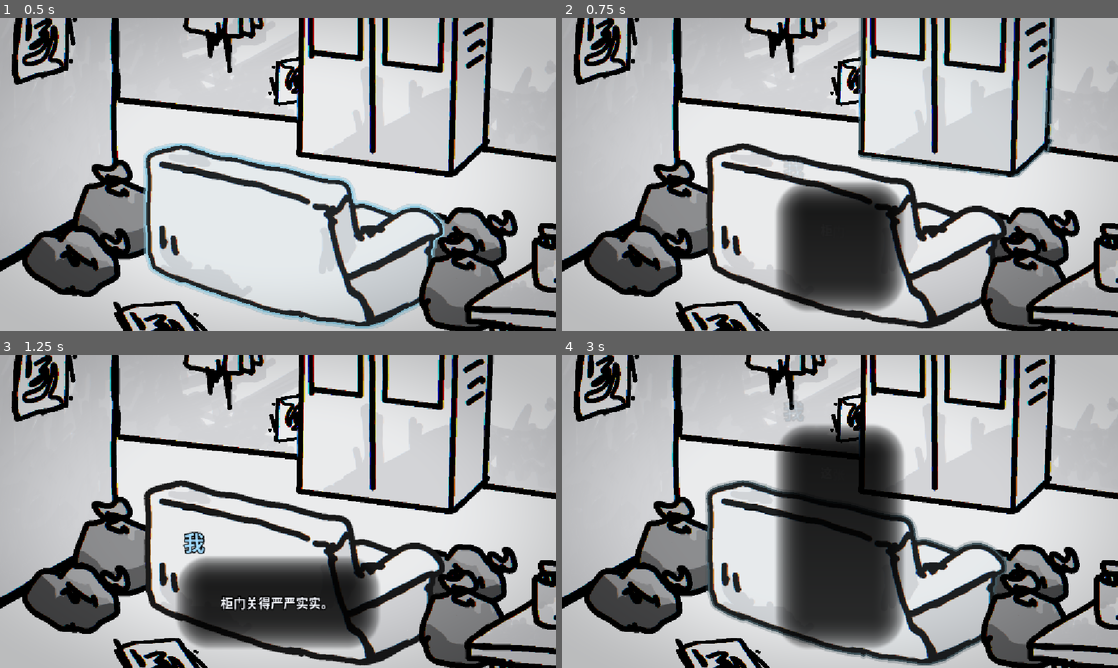
Above: before the commit, frames 1-4 (two rows, left to right).
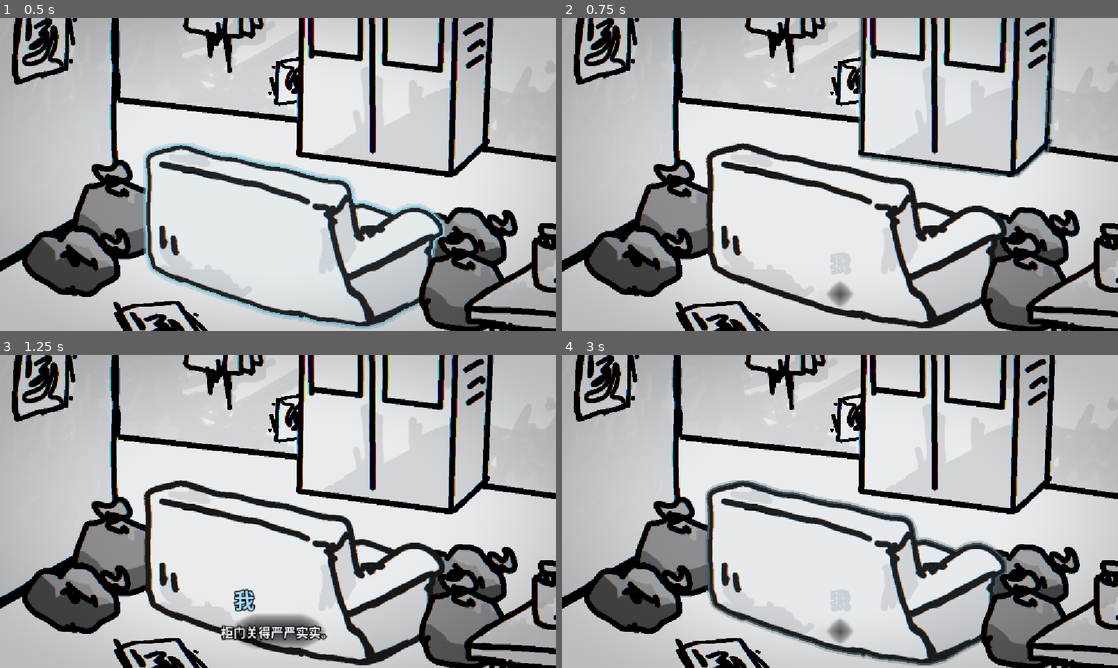
Above: after the commit, the same moments.

Repository: f0lkskill/LonelyRoom
Game: Godot game, scene res://main.tscn
Two runs of this game, one before a commit and one after it. Both use one fixed random seed, a clock stepped at 60 frames per second and the inputs below.
Inputs (mouse positions are in pixels of both pictures, inside the frame that each line leads up to):
- Up to frame 1 (0.5 s): no input
- Up to frame 2 (0.75 s): tap Enter (ui_accept) at 0.5 s; move the mouse to (962, 158) at 0.52 s; click (962, 158) at 0.67 s
- Up to frame 3 (1.25 s): tap Enter (ui_accept) at 0.77 s
- Up to frame 4 (3 s): move the mouse to (728, 527) at 1.27 s; click (728, 527) at 1.42 s; tap Enter (ui_accept) at 1.52 s; move the mouse to (895, 442) at 2.02 s; click (895, 442) at 2.17 s; move the mouse to (812, 574) at 2.77 s; click (812, 574) at 2.92 s

Frame 1 is identical in both runs. In frame 2, 8.4% of the frame differs, in the area x 38-62%, y 45-94%; in frame 3, 9.0%; in frame 4, 15%, in the area x 38-62%, y 14-94%.

Commit message:
fix: 对话框负边距与固定高度

Diff:
--- a/bin/src/ui/dialogue_box.gd
+++ b/bin/src/ui/dialogue_box.gd
@@ -6,19 +6,19 @@
 const CHAR_EFFECT := preload("res://bin/asset/effect/char_fade_rotate.tres")
 
 ## 文本区域的最小宽度。
-@export var min_content_width: float = 80.0
+@export var min_content_width: float = 96.0
 ## 文本区域的最大宽度，超过后自动换行。
 @export var max_content_width: float = 720.0
 ## 文本标签的最大高度。
 @export var max_text_height: float = 480.0
 ## 阴影左右内边距。
-@export var horizontal_padding: float = 96.0
+@export var horizontal_padding: float = -8.0
 ## 阴影上下内边距。
-@export var vertical_padding: float = 80.0
+@export var vertical_padding: float = 0.0
 ## 阴影底部与屏幕底部的距离。
 @export var bottom_margin: float = 36.0
 ## 阴影的最小高度。
-@export var min_panel_height: float = 140.0
+@export var min_panel_height: float = 80.0
 
 @onready var panel: ColorRect = $Panel
 @onready var content: Control = $Panel/Content
@@ -37,6 +37,8 @@
 var _current_line_text := ""
 var _delay_per_character := 0.03
 var _fade_duration := 0.22
+var _line_text_height := 0.0
+var _line_panel_height := 80.0
 
 
 func _ready() -> void:
@@ -92,7 +94,7 @@
 	text_label.visible_characters = count
 
 
-## 让阴影尺寸实时跟随当前已经显示出来的文本。
+## 让阴影宽度实时跟随当前已经显示出来的文本，高度保持整行固定。
 func _resize_shadow_to_text() -> void:
 	var count := text_label.visible_characters
 	if count < 0:
@@ -105,9 +107,9 @@
 	var content_width := clampf(text_width + 4.0, min_content_width, max_content_width)
 
 	text_label.size = Vector2(content_width, max_text_height)
-	var visible_height := float(text_label.get_content_height())
-	var panel_height := maxf(visible_height + vertical_padding * 2.0, min_panel_height)
-	_apply_panel_rect(content_width + horizontal_padding * 2.0, panel_height)
+	var content_height := _line_panel_height - vertical_padding * 2.0
+	text_label.position = Vector2(0.0, maxf((content_height - _line_text_height) * 0.5, 0.0))
+	_apply_panel_rect(content_width + horizontal_padding * 2.0, _line_panel_height)
 
 
 ## 将阴影实际尺寸同步给圆角阴影 Shader。
@@ -179,6 +181,7 @@
 	var line_text: String = str(_data.lines[_line_index])
 	_current_line_text = line_text
 	_line_length = line_text.length()
+	_measure_line_height(line_text)
 
 	speaker_label.text = speaker
 	speaker_label.visible = not narration
@@ -201,6 +204,27 @@
 	_line_started_msec = Time.get_ticks_msec()
 	_line_reveal_ms = maxf(float(_line_length) * _delay_per_character + _fade_duration, 0.1) * 1000.0
 	text_label.visible_characters = 1
+
+
+## 根据完整文本计算固定行高，打字过程中高度不再变化。
+func _measure_line_height(line_text: String) -> void:
+	var text_font := text_label.get_theme_font("normal_font")
+	var text_size := text_label.get_theme_font_size("normal_font_size")
+	var line_height := text_font.get_height(text_size)
+	var lines := 1
+	var current_width := 0.0
+
+	for i in line_text.length():
+		var character := line_text.substr(i, 1)
+		var character_width := text_font.get_string_size(character, HORIZONTAL_ALIGNMENT_LEFT, -1, text_size).x
+		if current_width > 0.0 and current_width + character_width > max_content_width:
+			lines += 1
+			current_width = character_width
+		else:
+			current_width += character_width
+
+	_line_text_height = line_height * float(lines)
+	_line_panel_height = maxf(_line_text_height + vertical_padding * 2.0, min_panel_height)
 
 
 ## 应用阴影尺寸和底部居中位置。
